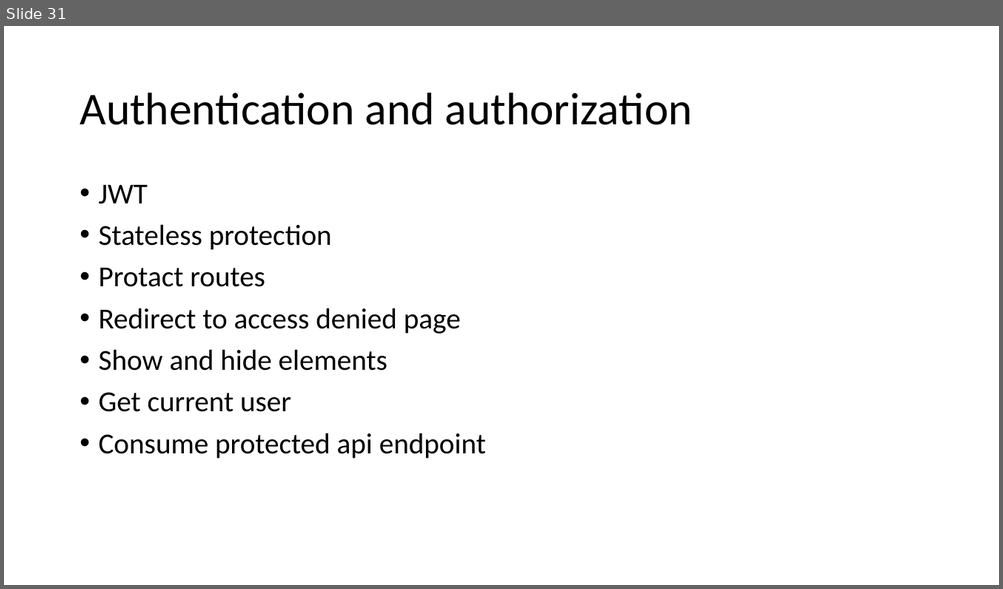
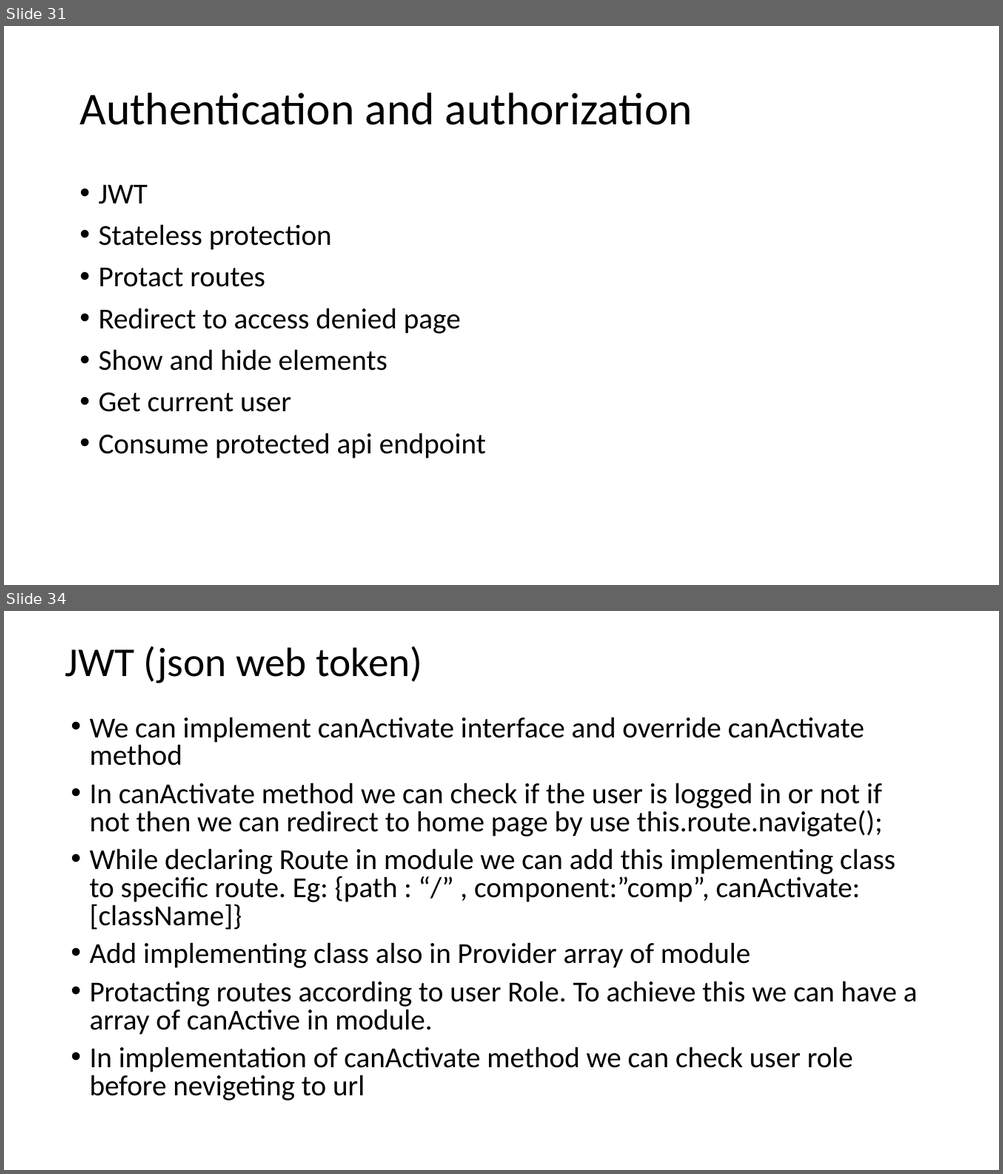
Before and after one commit to Deepak145/stackfulSliders, a slide deck: Angular 2.pptx. Shown one above the other, each under a label of ours: slide 31 before the commit, slides 31 and 34 after it; the slides between them are not shown. The pictures are 1003x589 and 1003x1174 pixels, drawn with LibreOffice and Linux fonts; fonts in the diff are those of the drawing. Boxes give left, top, right and bottom in pixels: in the first picture for what was removed or moved away, otherwise in the second. Text is boxed around its words. In the diff, an @@ line names an element or a change of style, - is before the commit and + after.

```diff
--- a/Angular 2.pptx
+++ b/Angular 2.pptx
@@ slide 34 added at <box>4,611,999,1170</box>, background #FFFFFF @@
@@ title added at <box>65,646,422,684</box>, 39.6 pt, text #000000 @@
+JWT (json web token)
@@ text added at <box>90,717,917,1101</box>, 28 pt, text #000000 @@
+• We can implement canActivate interface and override canActivate method
+• In canActivate method we can check if the user is logged in or not if not then we can redirect to home page by use this.route.navigate();
+• While declaring Route in module we can add this implementing class to specific route. Eg: {path : “/” , component:”comp”, canActivate:[className]}
+• Add implementing class also in Provider array of module
+• Protacting routes according to user Role. To achieve this we can have a array of canActive in module.
+• In implementation of canActivate method we can check user role before nevigeting to url
```
Also in this commit, not shown: 1 slide changed, 2 other slides added.
